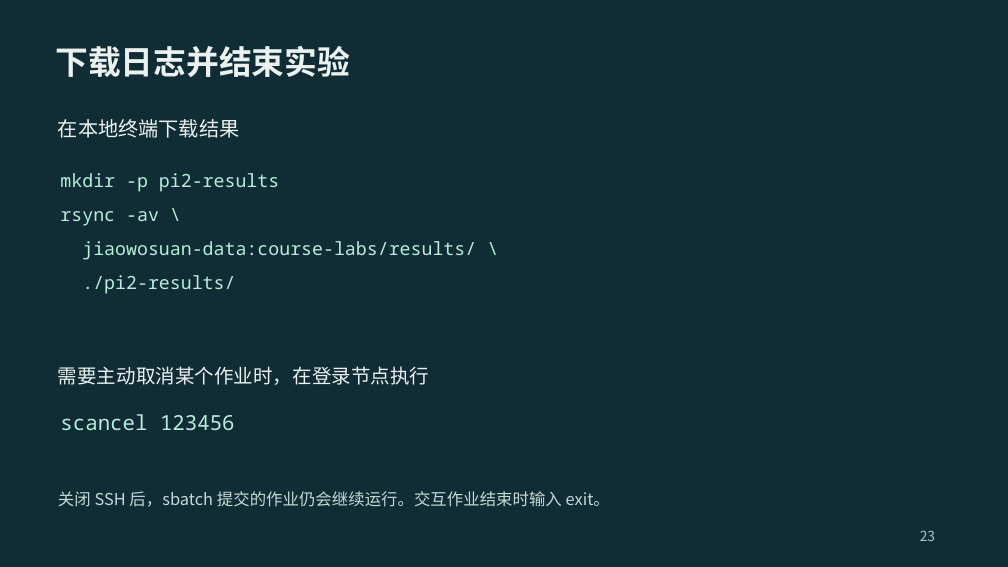
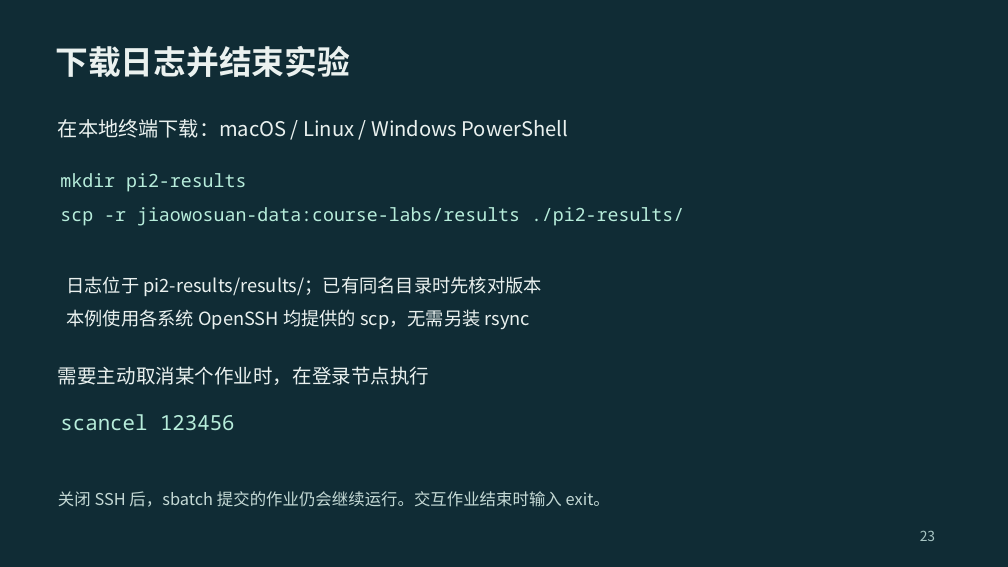
Before and after one commit to 2026-fall-calabs/calabs-2026-fall-starter, a slide deck: slide 23 of docs/交我算平台Lab运行指南-学生版.pptx. Drawn at 1008x567 pixels with LibreOffice and Linux fonts; fonts in the diff are those of the drawing. Boxes give left, top, right and bottom in pixels: in the first picture for what was removed or moved away, otherwise in the second. Text is boxed around its words. In the diff, an @@ line names an element or a change of style, - is before the commit and + after.

```diff
--- a/docs/交我算平台Lab运行指南-学生版.pptx
+++ b/docs/交我算平台Lab运行指南-学生版.pptx
@@ text at <box>58,119,568,138</box>: text changed @@
-在本地终端下载结果
+在本地终端下载：macOS / Linux / Windows PowerShell
@@ text at <box>60,173,246,192</box>: text changed @@
-mkdir -p pi2-results
+mkdir pi2-results
@@ text at <box>60,207,684,226</box>: text changed @@
-rsync -av \
+scp -r jiaowosuan-data:course-labs/results ./pi2-results/
@@ text removed at <box>82,241,476,260</box> @@
-jiaowosuan-data:course-labs/results/ \
@@ text at <box>66,276,541,296</box>: text changed; font Noto Sans Mono to Noto Sans CJK JP; text colour #B7EDDB to #EAF1EF @@
-./pi2-results/
+日志位于 pi2-results/results/；已有同名目录时先核对版本
@@ text added at <box>66,309,530,330</box>, 21.8 pt, text #EAF1EF @@
+本例使用各系统 OpenSSH 均提供的 scp，无需另装 rsync
```
Also in this commit, not shown: 10 other slides changed, 2 other files.
